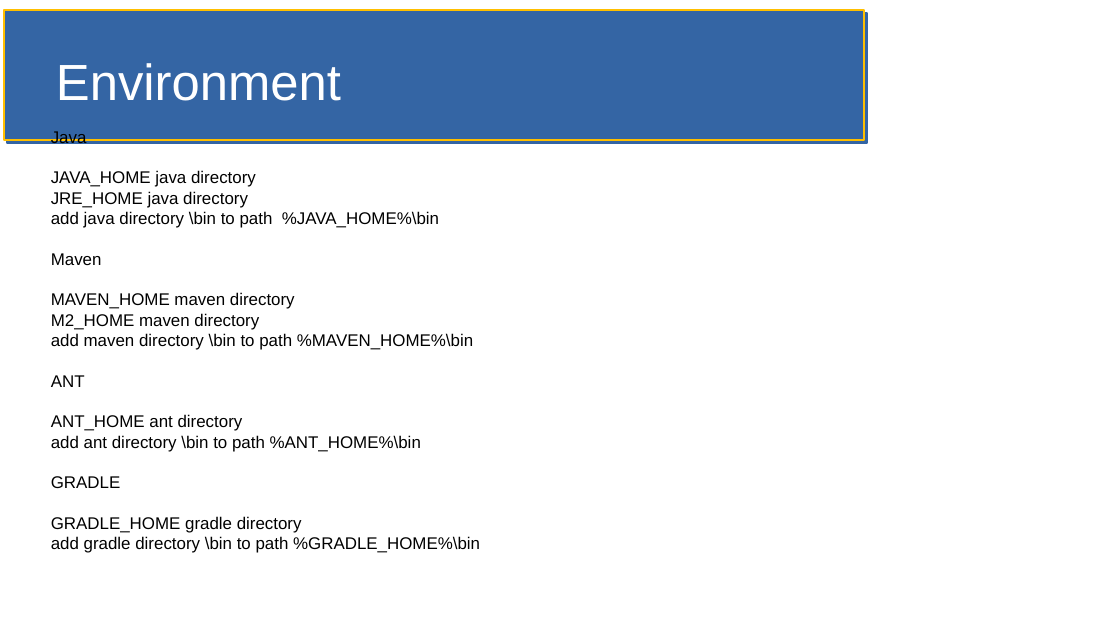
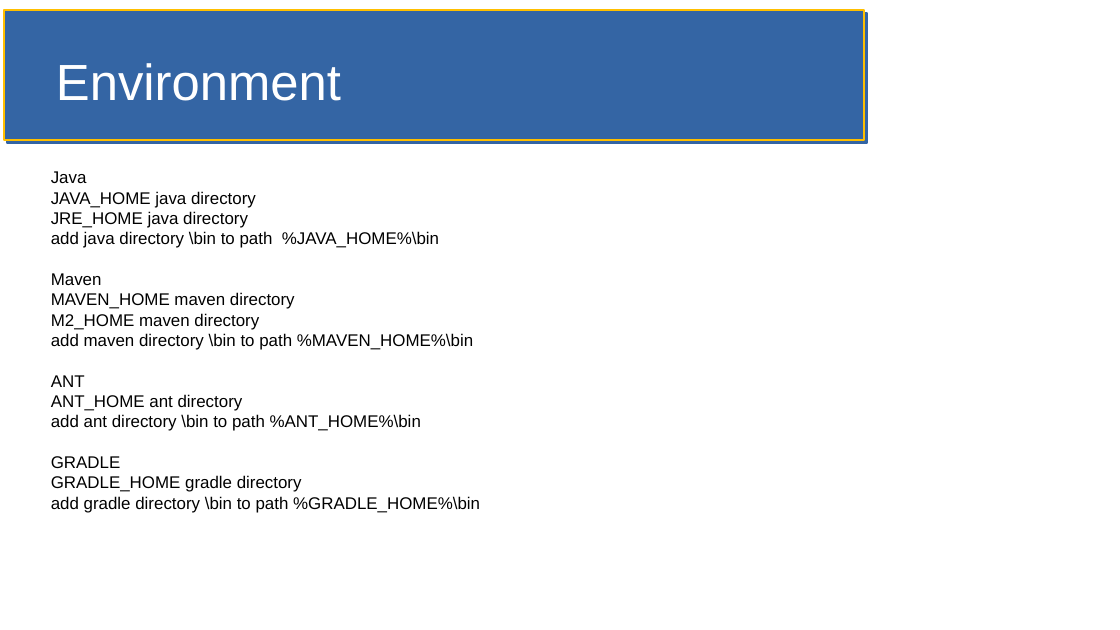
Before and after one commit to jfdoyle3/maven_class, a slide deck: slide 2 of slides/maven.odp. Drawn at 1120x630 pixels with LibreOffice and Linux fonts; fonts in the diff are those of the drawing. Boxes give left, top, right and bottom in pixels: in the first picture for what was removed or moved away, otherwise in the second. Text is boxed around its words. In the diff, an @@ line names an element or a change of style, - is before the commit and + after.

```diff
--- a/slides/maven.odp
+++ b/slides/maven.odp
@@ subtitle "Java" rewrapped from (x1=51, y1=131, x2=480, y2=553) to (x1=51, y1=171, x2=480, y2=513) @@
```
Also in this commit, not shown: 1 other slide changed, 2 slides added, 16 other files.
